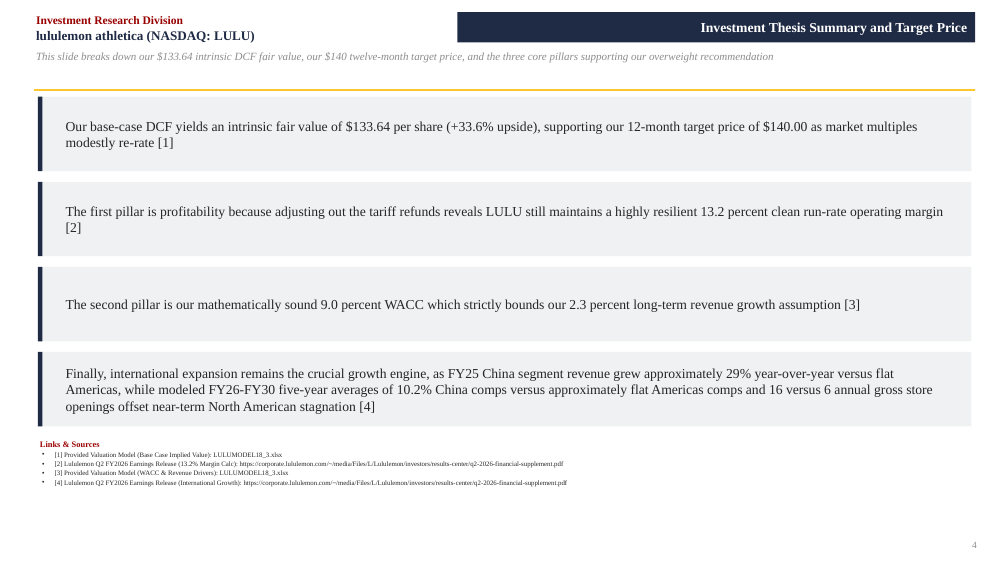
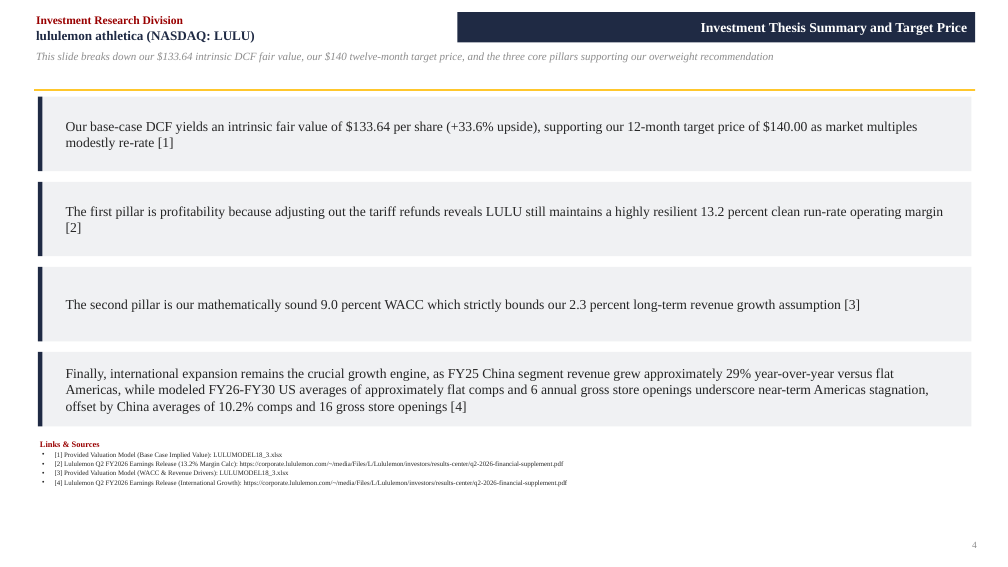
Before and after one commit to vengeanceaiUSC/RM, a slide deck: slide 4 of LULU/LULU_Investment_Pitch_Deck.pptx. Drawn at 1008x567 pixels with LibreOffice and Linux fonts; fonts in the diff are those of the drawing. Boxes give left, top, right and bottom in pixels: in the first picture for what was removed or moved away, otherwise in the second. Text is boxed around its words. In the diff, an @@ line names an element or a change of style, - is before the commit and + after.

```diff
--- a/LULU/LULU_Investment_Pitch_Deck.pptx
+++ b/LULU/LULU_Investment_Pitch_Deck.pptx
@@ text at bbox=[66, 368, 928, 414]: text changed @@
-Finally, international expansion remains the crucial growth engine, as FY25 China segment revenue grew approximately 29% year-over-year versus flat Americas, while modeled FY26-FY30 five-year averages of 10.2% China comps versus approximately flat Americas comps and 16 versus 6 annual gross store openings offset near-term North American stagnation [4]
+Finally, international expansion remains the crucial growth engine, as FY25 China segment revenue grew approximately 29% year-over-year versus flat Americas, while modeled FY26-FY30 US averages of approximately flat comps and 6 annual gross store openings underscore near-term Americas stagnation, offset by China averages of 10.2% comps and 16 gross store openings [4]
```
Also in this commit, not shown: 1 other slide changed, 3 other files.
